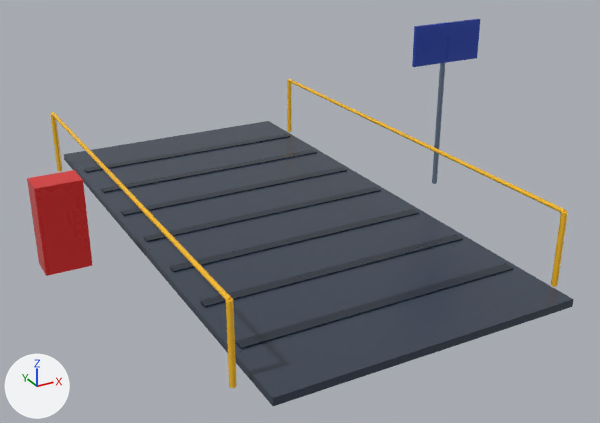
Renders of the glTF model public/models/world/yard-tire-inspection-body.glb from each side of a commit.
One viewpoint serves both versions: a 50 mm camera at (-5.15, -10.0, 5.02) aimed at (0.06, -0.54, 0.29). Lighting does not change. The marker at lower left points along +X, +Y and +Z. The first picture is the older version. Where no turn or scale is listed for an object, it has been applied to the vertices. Vertices at exactly the same position are counted once.

Names of what the first picture shows: 'Yard-tire-inspection-bodyBody'.
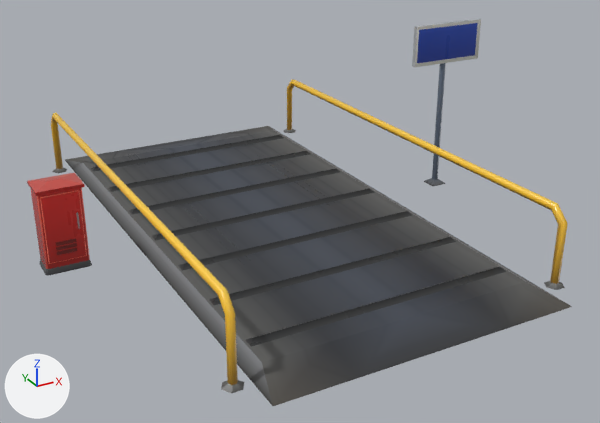
Location of each change, (x1, y1, x2, y2) in pixels of the pictures (600 x 423 px):
'Yard-tire-inspection-bodyBody', reshaped
    before: (27, 19, 573, 406)
    after: (27, 19, 572, 406)
part 1 of me_yard_tire_inspection_body_mesh, rebuilt
    before: (51, 112, 237, 388)
    after: (51, 113, 238, 385)
part 2 of me_yard_tire_inspection_body_mesh, rebuilt
    before: (287, 79, 568, 287)
    after: (287, 79, 568, 284)
part 3 of me_yard_tire_inspection_body_mesh, rebuilt (7% wider)
    before: (432, 63, 445, 184)
    after: (432, 63, 446, 180)
part 4 of me_yard_tire_inspection_body_mesh, rebuilt
    before: (27, 170, 93, 276)
    after: (31, 187, 92, 276)
part 5 of me_yard_tire_inspection_body_mesh, rebuilt
    before: (144, 187, 381, 242)
    after: (152, 189, 375, 241)
part 6 of me_yard_tire_inspection_body_mesh, rebuilt (6% narrower, 7% shorter)
    before: (84, 134, 290, 173)
    after: (91, 135, 284, 171)
part 7 of me_yard_tire_inspection_body_mesh, rebuilt (6% narrower)
    before: (170, 209, 419, 272)
    after: (178, 211, 412, 271)
part 8 of me_yard_tire_inspection_body_mesh, rebuilt (7% shorter)
    before: (236, 263, 513, 349)
    after: (246, 267, 507, 347)
part 9 of me_yard_tire_inspection_body_mesh, rebuilt
    before: (101, 150, 317, 193)
    after: (108, 151, 311, 192)
part 10 of me_yard_tire_inspection_body_mesh, rebuilt (6% narrower, 8% shorter)
    before: (200, 234, 463, 308)
    after: (209, 237, 456, 305)
part 11 of me_yard_tire_inspection_body_mesh, rebuilt (7% narrower, 8% shorter)
    before: (121, 167, 347, 216)
    after: (129, 169, 340, 214)
part 12 of me_yard_tire_inspection_body_mesh, cut back
    before: (64, 121, 573, 406)
    after: (53, 126, 572, 406)
part 13 of me_yard_tire_inspection_body_mesh, added (red)
    after: (27, 173, 87, 264)
part 14 of me_yard_tire_inspection_body_mesh, built on
    before: (412, 19, 480, 67)
    after: (412, 19, 481, 67)
part 15 of me_yard_tire_inspection_body_mesh, added
    after: (424, 178, 445, 186)

What changed in the scene script:
```text
Change me_yard_tire_inspection_body_mesh:
    used by ob_yard_tire_inspection_bodybody; location = (0.0, 0.0, 1.3)
    remove me_yard_tire_inspection_body_mesh.from_pydata(...)  # 202 vertices, 344 faces; spans x -3.45..3.45, y -4.0..4.0, z -1.3..1.3
    add me_yard_tire_inspection_body_mesh.from_pydata(...)  # 268 vertices, 344 faces; spans x -3.45..3.45, y -4.0..4.0, z -1.3..1.3
    me_yard_tire_inspection_body_mesh part 1: the loose piece of 52 vertices spanning x -2.39..-2.31, y -3.54..3.54, z -1.3..-0.27 is rebuilt with 36 vertices and now spans x -2.4..-2.29, y -3.55..3.55, z -1.3..-0.25
    me_yard_tire_inspection_body_mesh part 2: the loose piece of 52 vertices spanning x 2.01..2.09, y -3.54..3.54, z -1.3..-0.27 is rebuilt with 36 vertices and now spans x 2.0..2.11, y -3.55..3.55, z -1.3..-0.25
    me_yard_tire_inspection_body_mesh part 3: the loose piece of 18 vertices spanning x 2.81..2.89, y -0.04..0.04, z -1.3..1.1 is rebuilt with 15 vertices and now spans x 2.8..2.9, y -0.04..0.04, z -1.28..1.14
    me_yard_tire_inspection_body_mesh part 4: the loose piece of 8 vertices spanning x -3.45..-2.85, y -0.2..0.2, z -1.3..-0.1 is rebuilt with 24 vertices and now spans x -3.45..-2.85, y -0.2..0.2, z -1.3..-0.18
    me_yard_tire_inspection_body_mesh part 5: the loose piece of 8 vertices spanning x -2.05..1.75, y -0.08..0.08, z -1.2..-1.18 is rebuilt with 6 vertices and now spans x -1.94..1.64, y -0.08..0.08, z -1.2..-1.15
    me_yard_tire_inspection_body_mesh part 6: the loose piece of 8 vertices spanning x -2.05..1.75, y 2.92..3.08, z -1.2..-1.18 is rebuilt with 6 vertices and now spans x -1.94..1.64, y 2.92..3.08, z -1.2..-1.15
    me_yard_tire_inspection_body_mesh part 7: the loose piece of 8 vertices spanning x -2.05..1.75, y -1.08..-0.93, z -1.2..-1.18 is rebuilt with 6 vertices and now spans x -1.94..1.64, y -1.08..-0.92, z -1.2..-1.15
    me_yard_tire_inspection_body_mesh part 8: the loose piece of 8 vertices spanning x -2.05..1.75, y -3.08..-2.92, z -1.2..-1.18 is rebuilt with 6 vertices and now spans x -1.94..1.64, y -3.08..-2.92, z -1.2..-1.15
    me_yard_tire_inspection_body_mesh part 9: the loose piece of 8 vertices spanning x -2.05..1.75, y 1.92..2.08, z -1.2..-1.18 is rebuilt with 6 vertices and now spans x -1.94..1.64, y 1.92..2.08, z -1.2..-1.15
    me_yard_tire_inspection_body_mesh part 10: the loose piece of 8 vertices spanning x -2.05..1.75, y -2.08..-1.92, z -1.2..-1.18 is rebuilt with 6 vertices and now spans x -1.94..1.64, y -2.08..-1.92, z -1.2..-1.15
    me_yard_tire_inspection_body_mesh part 11: the loose piece of 8 vertices spanning x -2.05..1.75, y 0.93..1.08, z -1.2..-1.18 is rebuilt with 6 vertices and now spans x -1.94..1.64, y 0.92..1.08, z -1.2..-1.15
    me_yard_tire_inspection_body_mesh part 12: 4 vertices removed from x -2.15..1.85, y -4.0..4.0, z -1.2; 42 vertices added at x -2.48..2.18, y -4.0..4.0, z -1.3..-1.2
    me_yard_tire_inspection_body_mesh part 13: 36 vertices added at x -3.45..-2.85, y -0.23..0.22, z -1.15..-0.1
    me_yard_tire_inspection_body_mesh part 14: 4 vertices removed from x 2.25..3.45, y -0.09, z 0.7..1.3; 20 vertices added at x 2.25..3.45, y -0.1..0.09, z 0.7..1.3
    me_yard_tire_inspection_body_mesh part 15: 9 vertices added at x 2.73..2.97, y -0.12..0.12, z -1.3..-1.19
```
